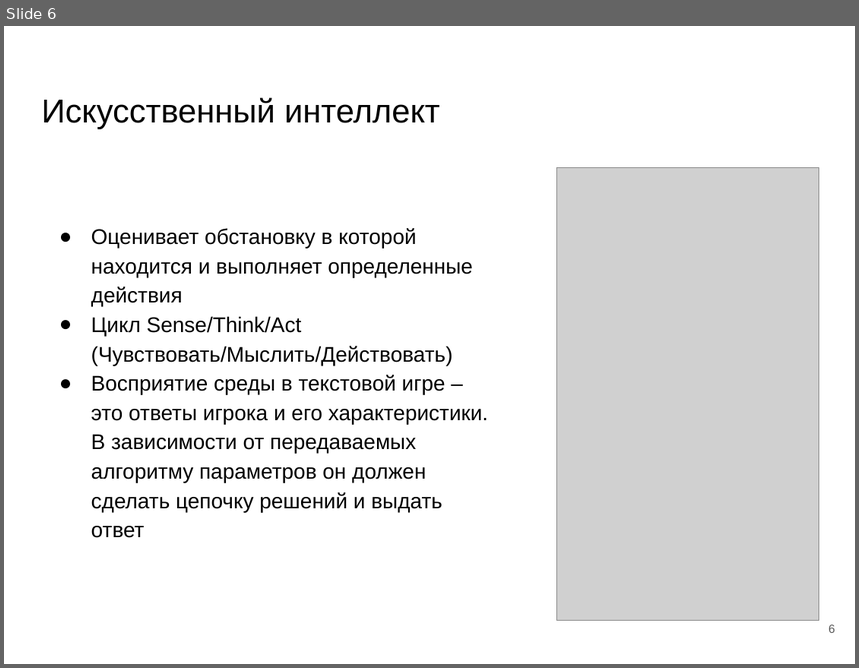
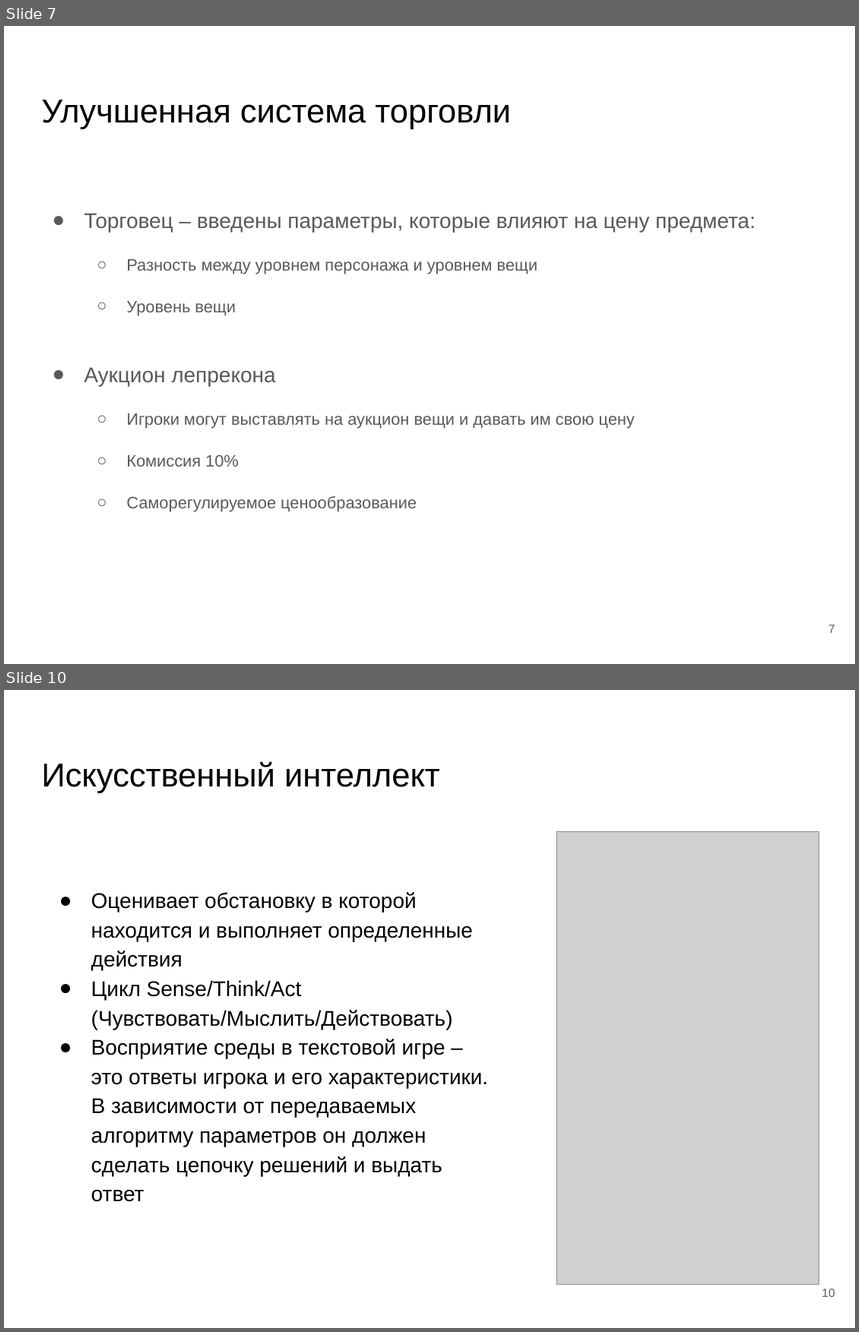
Before and after one commit to kolobok001/Uirs, a slide deck: otchet/Видякин Голушков.pptx. Shown one above the other, each under a label of ours: slide 6 before the commit, slides 7 and 10 after it; the slides between them are not shown. The pictures are 859x668 and 859x1332 pixels, drawn with LibreOffice and Linux fonts; fonts in the diff are those of the drawing; grey boxes stand for pictures. Boxes give left, top, right and bottom in pixels: in the first picture for what was removed or moved away, otherwise in the second. Text is boxed around its words. In the diff, an @@ line names an element or a change of style, - is before the commit and + after.

```diff
--- a/otchet/Видякин Голушков.pptx
+++ b/otchet/Видякин Голушков.pptx
@@ slide 7 added at bbox=[4, 26, 855, 664], background #FFFFFF @@
@@ title added at bbox=[41, 100, 511, 129], 28 pt, text #000000 @@
+Улучшенная система торговли
@@ text added at bbox=[84, 213, 756, 512], 14 pt, text #595959 @@
+● Торговец – введены параметры, которые влияют на цену предмета:
+  ○ Разность между уровнем персонажа и уровнем вещи
+  ○ Уровень вещи
+● Аукцион лепрекона
+  ○ Игроки могут выставлять на аукцион вещи и давать им свою цену
+  ○ Комиссия 10%
+  ○ Саморегулируемое ценообразование
@@ page number added at bbox=[829, 625, 835, 633], 10 pt, text #595959 @@
+7
@@ what was slide 6 is now slide 10 @@
@@ page number at bbox=[822, 1289, 835, 1297]: text changed @@
-6
+10
```
Also in this commit, not shown: 3 slides changed, 7 other slides added, 7 slides removed, 1 other file.
